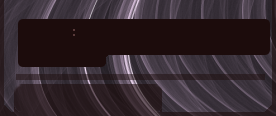
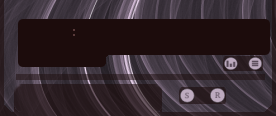
Layered file, before and after one edit (276 × 116). Changes by layer:
added layer "EQ/PL" above "EQ/PL Border" over (x1=224, y1=57, x2=262, y2=70)
added layer "EQ/PL Border" above "Shuffle/Repeat" over (x1=223, y1=56, x2=263, y2=71)
added layer "Shuffle/Repeat" above "Shuffle Repeat border" over (x1=180, y1=88, x2=225, y2=103)
added layer "Shuffle Repeat border" above "Button Border" over (x1=179, y1=87, x2=226, y2=104)
